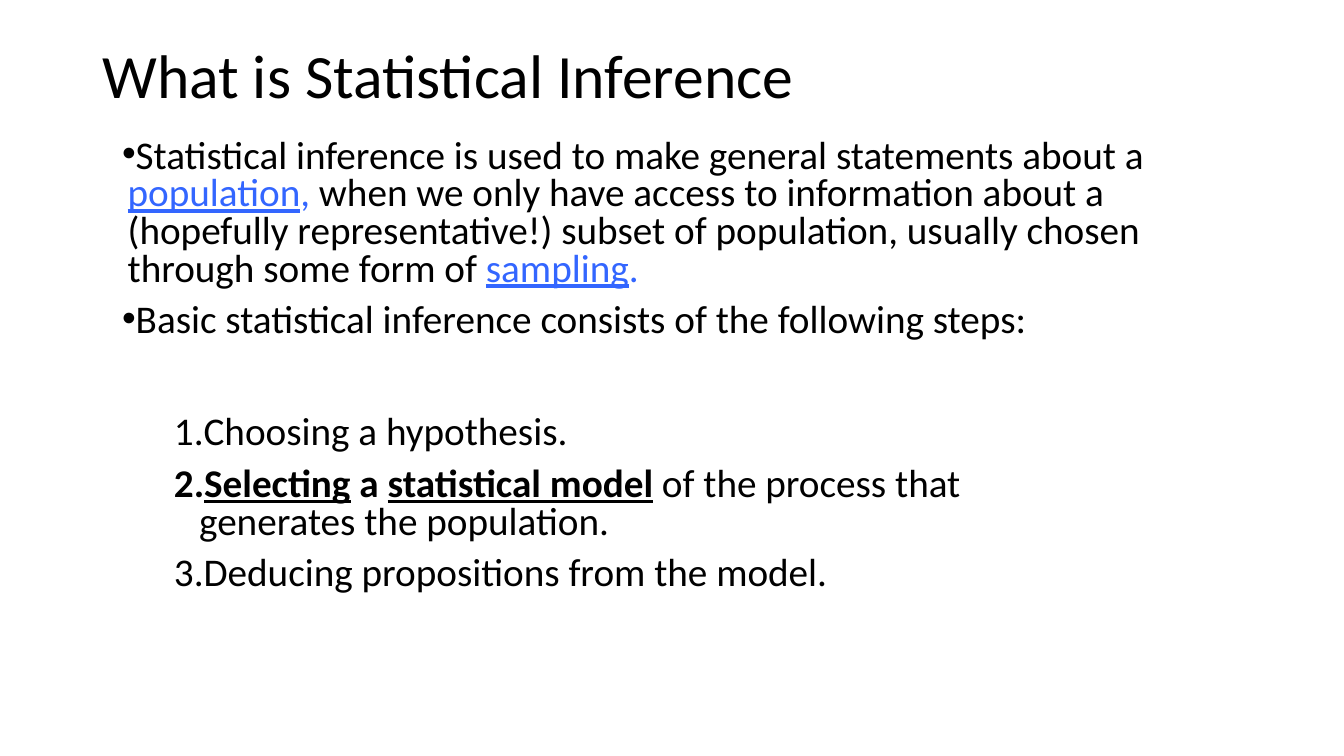
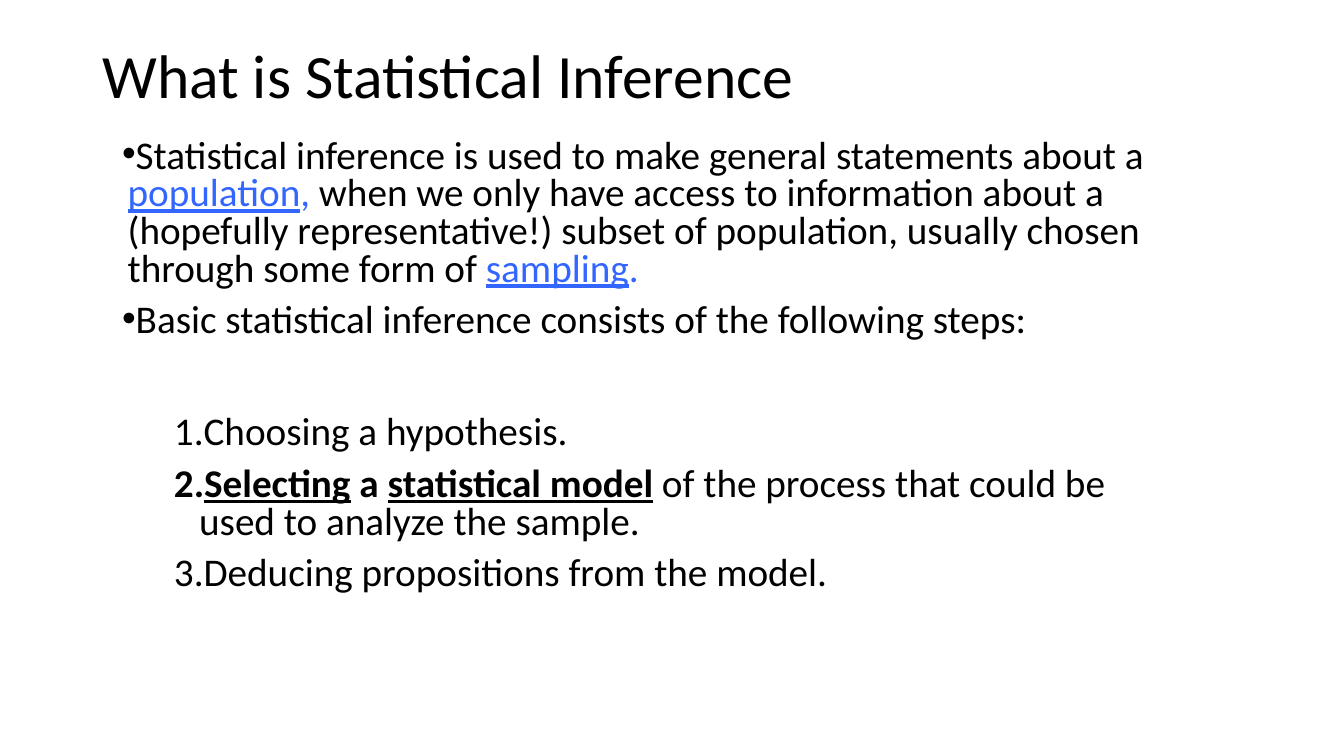
Before and after one commit to Oleg-Krivosheev/Statistical_Inference, a slide deck: slide 3 of Statistical Inference.pptx. Drawn at 1344x756 pixels with LibreOffice and Linux fonts; fonts in the diff are those of the drawing. Boxes give left, top, right and bottom in pixels: in the first picture for what was removed or moved away, otherwise in the second. Text is boxed around its words. In the diff, an @@ line names an element or a change of style, - is before the commit and + after.

```diff
--- a/Statistical Inference.pptx
+++ b/Statistical Inference.pptx
@@ text at (174,469,1105,542): text changed @@
-2. Selecting a statistical model of the process that generates the population.
+2. Selecting a statistical model of the process that could be used to analyze the sample.
```
Also in this commit, not shown: 3 other slides changed.
